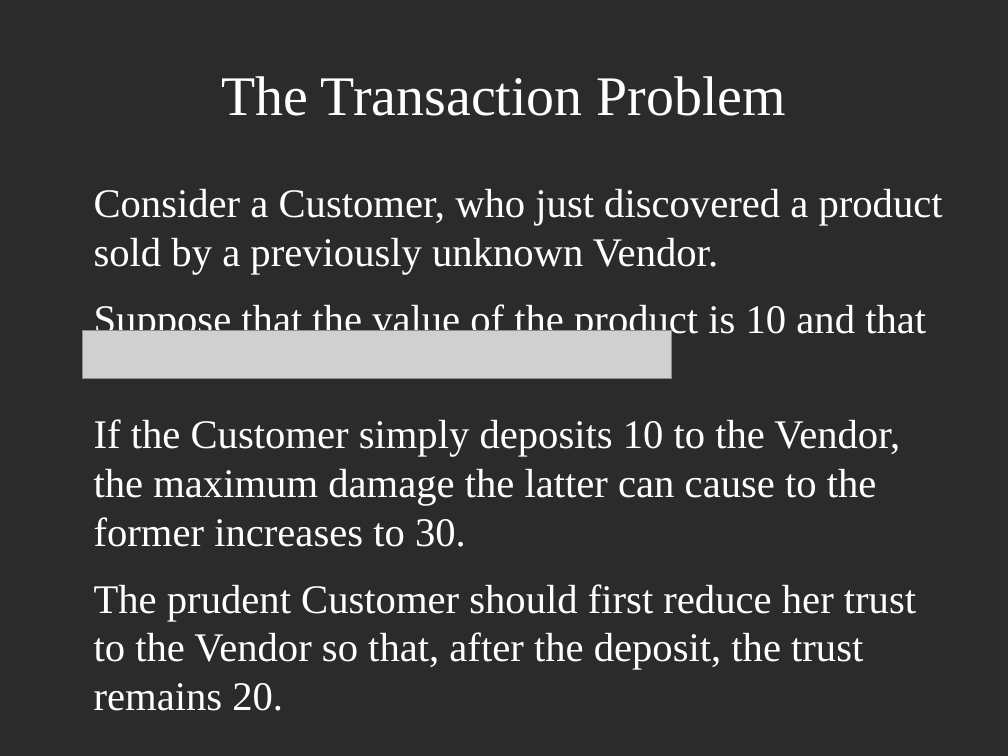
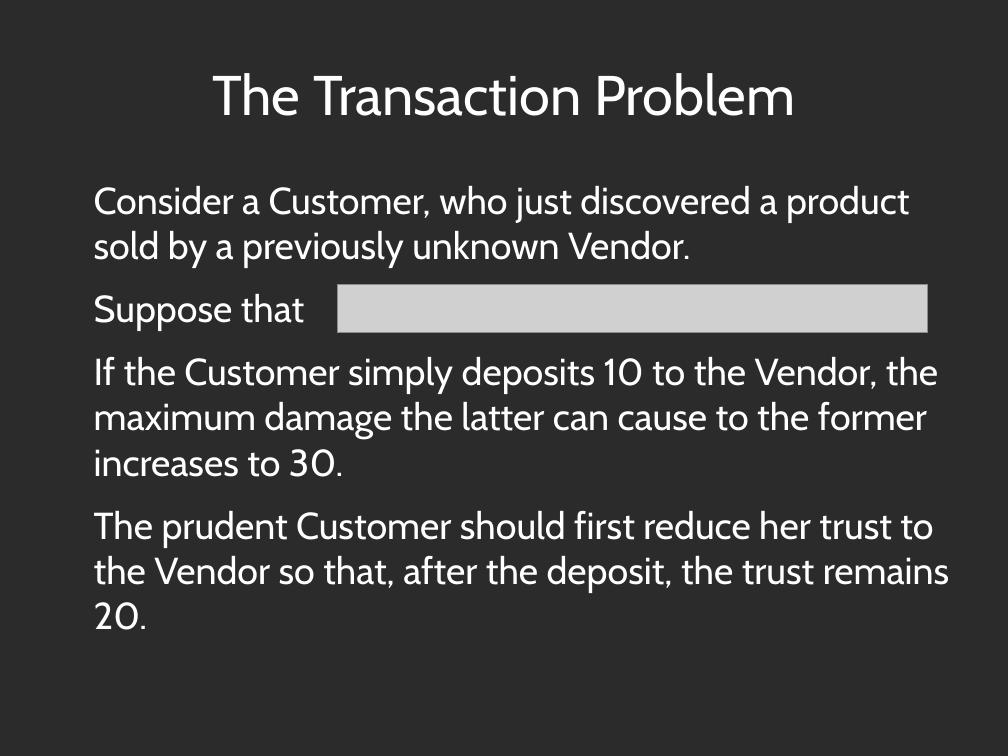
Before and after one commit to decrypto-org/TrustIsRisk, a slide deck: slide 17 of presentations/AtheCrypt10-1-2017/AtheCrypt10-1-2017.odp. Drawn at 1008x756 pixels with LibreOffice and Linux fonts; fonts in the diff are those of the drawing; grey boxes stand for pictures; background and template pictures are left out; a plain dark background stands for a picture behind light text. Boxes give left, top, right and bottom in pixels: in the first picture for what was removed or moved away, otherwise in the second. Text is boxed around its words. In the diff, an @@ line names an element or a change of style, - is before the commit and + after.

Commit message:
introduce changes after chat with dionyziz

```diff
--- a/presentations/AtheCrypt10-1-2017/AtheCrypt10-1-2017.odp
+++ b/presentations/AtheCrypt10-1-2017/AtheCrypt10-1-2017.odp
@@ title "The Transaction Problem" at [212, 73, 795, 116]: font Times New Roman to Cabin @@
@@ text at [94, 186, 949, 630]: size 32 to 29.6 pt, font Times New Roman to Cabin @@
@@ text at [94, 294, 304, 331]: text changed; size 32 to 29.6 pt; font Times New Roman to Cabin @@
-Suppose that the value of the product is 10 and that
+Suppose that
@@ picture: place and size @@
-picture at [82, 330, 672, 379]
+picture at [338, 284, 928, 333]
```
Also in this commit, not shown: 19 other slides changed, 1 other file.
